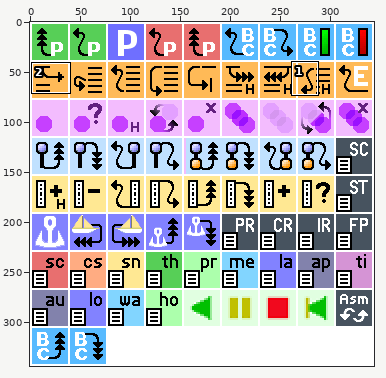
Sprite sheet, stored at vvm/core/vdebug/graphics/vdebug_icons.png. Above: a wide view before the commit, with the close-up outlined.
Close-up. The starting point:
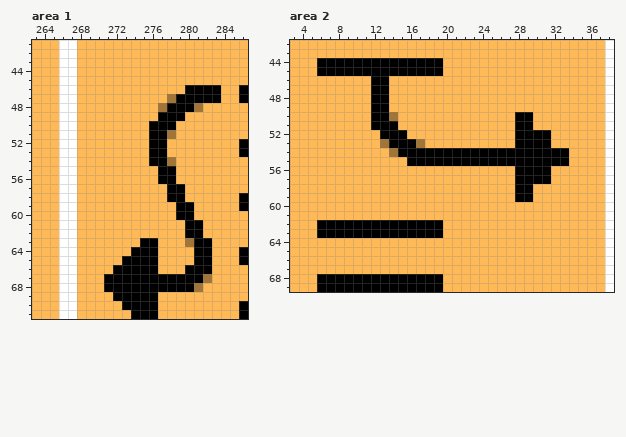
The file is 344x344 pixels. Colours within 5 levels of each other are drawn and written as one. Shown: area 1: x 263..286, y 41..71; area 2: x 3..38, y 42..69. The commit also changed other parts of the picture, which this record leaves out.
Now the later version:
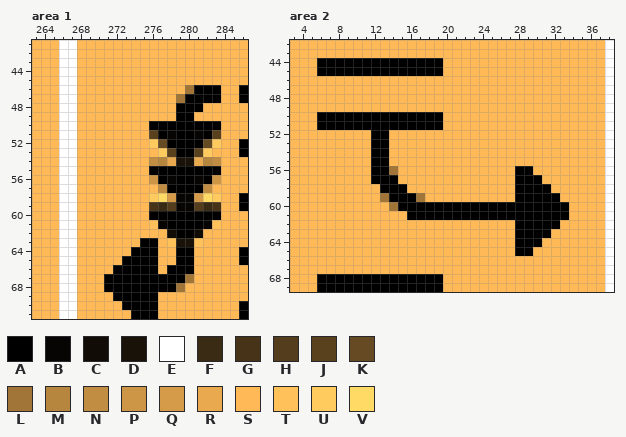
Palette (. is transparent): A #000000  B #070503  C #110c06  D #191208  E #ffffff  F #3a2b14  G #473418  H #533d1c  J #59411e  K #664a23  L #a07537  M #b6853e  N #c18d42  P #cd9646  Q #d59b49  R #e8a94f  S #ffba57  T #ffc15a  U #ffcb5f  V #ffdb66
Difference:
--- area 1
@@ x 274..285 @@
 45 SSSSSSSSSSSS
-46 SSSSSSAAAASS
-47 SSSSLAAAAASS
-48 SSSLAAALSSSS
-49 SSSAAASSSSSS
-50 SSAAASSSSSSS
-51 SSAALSSSSSSS
-52 SSAASSSSSSSS
-53 SSAASSSSSSSS
-54 SSAALSSSSSSS
-55 SSSAASSSSSSS
-56 SSSAASSSSSSS
-57 SSSSAASSSSSS
-58 SSSSAASSSSSS
-59 SSSSSAASSSSS
-60 SSSSSAASSSSS
-61 SSSSSSAASSSS
-62 SSSSSSAASSSS
-63 SAASSSLAASSS
-64 AAASSSSAASSS
-65 AAASSSSAASSS
-66 AAASSSAAASSS
-67 AAAAAAAALSSS
-68 AAAAAAALSSSS
+46 SSSSSSLAAASS
+47 SSSSSLAAAASS
+48 SSSSSAAASSSS
+49 SSSSSAASSSSS
+50 SSAAAAAAAASS
+51 SSJABAABAJSS
+52 SSUKAAAAKUSS
+53 SSSUJAAJUSSS
+54 SSNMRDDRMNSS
+55 SSAAAAAAAASS
+56 SSPABAABAPSS
+57 SSSNAAAANSSS
+58 SSUVQBBQVUSS
+59 SSGFHBBHFGSS
+60 SSAAAAAAAASS
+61 SSTBAAAABTSS
+62 SSSSCAACSSSS
+63 SAASTDDTSSSS
+64 AAASSAASSSSS
+65 AAASSAASSSSS
+66 AAASAAASSSSS
+67 AAAAAALSSSSS
+68 AAAAALSSSSSS
 69 AAASSSSSSSSS
--- area 2
@@ x 3..38 @@
 45 SSSAAAAAAAAAAAAAASSSSSSSSSSSSSSSSSSE
-46 SSSSSSSSSAASSSSSSSSSSSSSSSSSSSSSSSSE
-47 SSSSSSSSSAASSSSSSSSSSSSSSSSSSSSSSSSE
-48 SSSSSSSSSAASSSSSSSSSSSSSSSSSSSSSSSSE
-49 SSSSSSSSSAASSSSSSSSSSSSSSSSSSSSSSSSE
-50 SSSSSSSSSAALSSSSSSSSSSSSSAASSSSSSSSE
-51 SSSSSSSSSAAASSSSSSSSSSSSSAASSSSSSSSE
-52 SSSSSSSSSSAAASSSSSSSSSSSSAAAASSSSSSE
-53 SSSSSSSSSSLAAALSSSSSSSSSSAAAASSSSSSE
-54 SSSSSSSSSSSLAAAAAAAAAAAAAAAAAAASSSSE
-55 SSSSSSSSSSSSSAAAAAAAAAAAAAAAAAASSSSE
-56 SSSSSSSSSSSSSSSSSSSSSSSSSAAAASSSSSSE
-57 SSSSSSSSSSSSSSSSSSSSSSSSSAAAASSSSSSE
-58 SSSSSSSSSSSSSSSSSSSSSSSSSAASSSSSSSSE
-59 SSSSSSSSSSSSSSSSSSSSSSSSSAASSSSSSSSE
-60 SSSSSSSSSSSSSSSSSSSSSSSSSSSSSSSSSSSE
-61 SSSSSSSSSSSSSSSSSSSSSSSSSSSSSSSSSSSE
-62 SSSAAAAAAAAAAAAAASSSSSSSSSSSSSSSSSSE
-63 SSSAAAAAAAAAAAAAASSSSSSSSSSSSSSSSSSE
-64 SSSSSSSSSSSSSSSSSSSSSSSSSSSSSSSSSSSE
-65 SSSSSSSSSSSSSSSSSSSSSSSSSSSSSSSSSSSE
+46 SSSSSSSSSSSSSSSSSSSSSSSSSSSSSSSSSSSE
+47 SSSSSSSSSSSSSSSSSSSSSSSSSSSSSSSSSSSE
+48 SSSSSSSSSSSSSSSSSSSSSSSSSSSSSSSSSSSE
+49 SSSSSSSSSSSSSSSSSSSSSSSSSSSSSSSSSSSE
+50 SSSAAAAAAAAAAAAAASSSSSSSSSSSSSSSSSSE
+51 SSSAAAAAAAAAAAAAASSSSSSSSSSSSSSSSSSE
+52 SSSSSSSSSAASSSSSSSSSSSSSSSSSSSSSSSSE
+53 SSSSSSSSSAASSSSSSSSSSSSSSSSSSSSSSSSE
+54 SSSSSSSSSAASSSSSSSSSSSSSSSSSSSSSSSSE
+55 SSSSSSSSSAASSSSSSSSSSSSSSSSSSSSSSSSE
+56 SSSSSSSSSAALSSSSSSSSSSSSSAASSSSSSSSE
+57 SSSSSSSSSAAASSSSSSSSSSSSSAAASSSSSSSE
+58 SSSSSSSSSSAAASSSSSSSSSSSSAAAASSSSSSE
+59 SSSSSSSSSSLAAALSSSSSSSSSSAAAAASSSSSE
+60 SSSSSSSSSSSLAAAAAAAAAAAAAAAAAAASSSSE
+61 SSSSSSSSSSSSSAAAAAAAAAAAAAAAAAASSSSE
+62 SSSSSSSSSSSSSSSSSSSSSSSSSAAAAASSSSSE
+63 SSSSSSSSSSSSSSSSSSSSSSSSSAAAASSSSSSE
+64 SSSSSSSSSSSSSSSSSSSSSSSSSAAASSSSSSSE
+65 SSSSSSSSSSSSSSSSSSSSSSSSSAASSSSSSSSE
 66 SSSSSSSSSSSSSSSSSSSSSSSSSSSSSSSSSSSE
Changed places in both close-ups, as pixel boxes (x1, y1, x2, y2):
changed: (149, 85, 221, 292)
changed: (317, 76, 569, 256)
